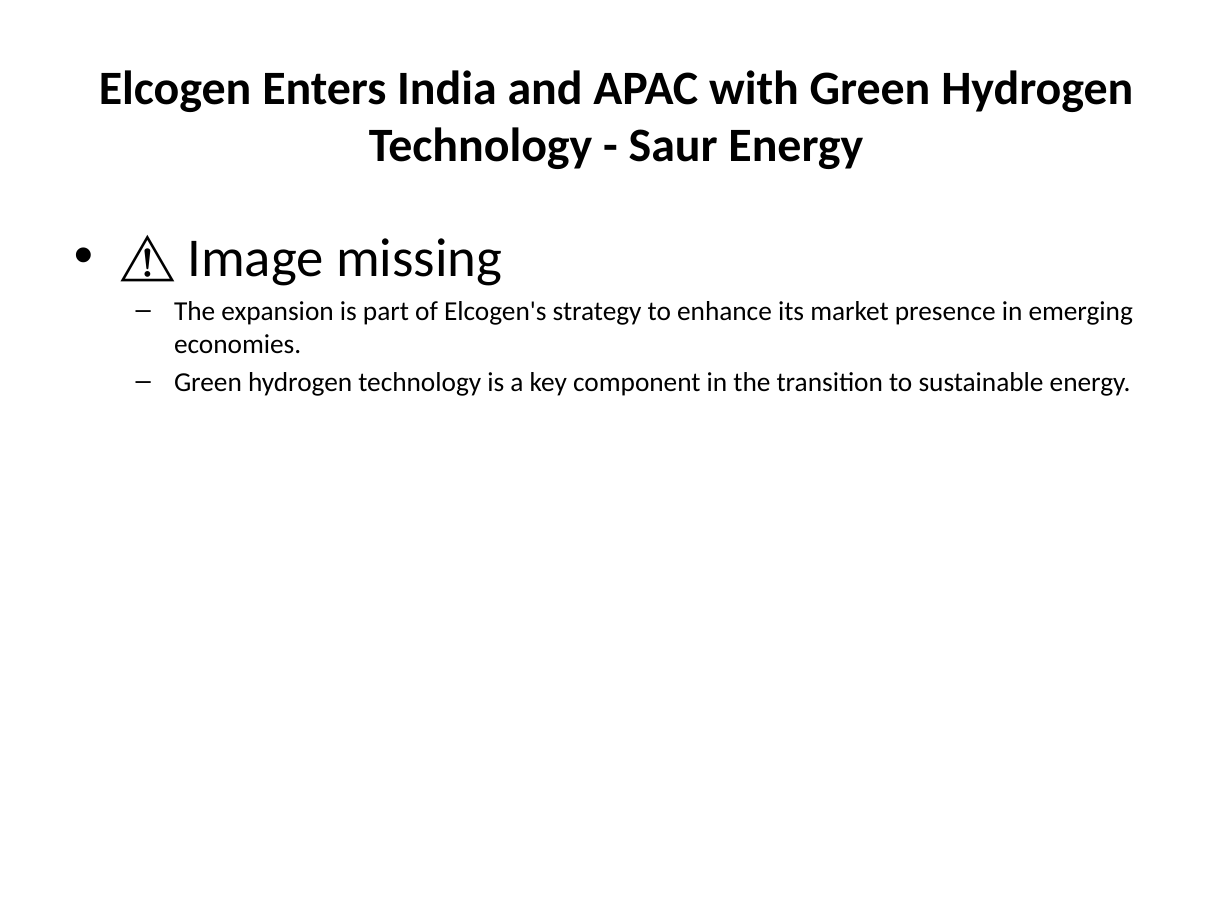
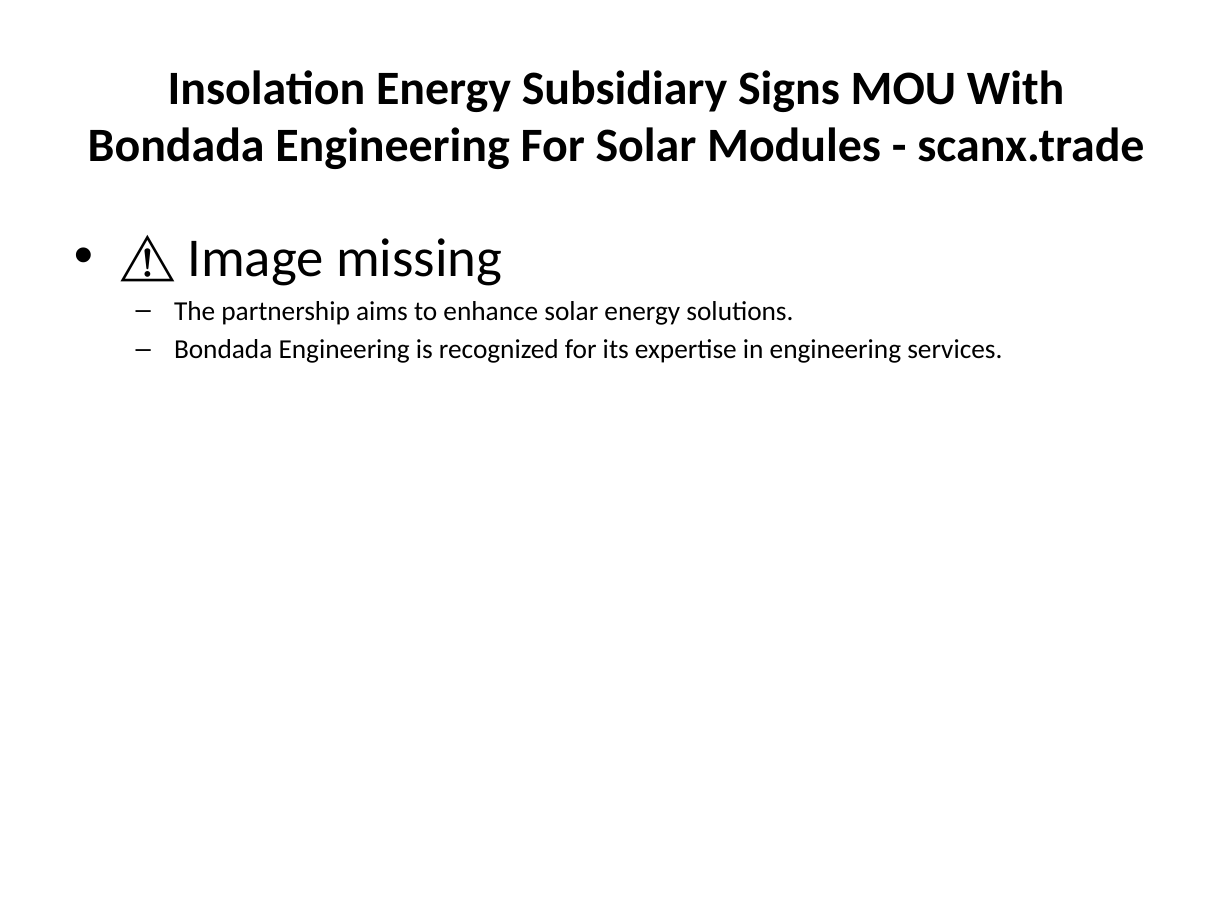
Before and after one commit to gauravsiemens1988/Linkedin-AI-Agent_Personal, a slide deck: slide 2 of drafts/linkedin_carousel.pptx. Drawn at 1232x924 pixels with LibreOffice and Linux fonts; fonts in the diff are those of the drawing. Boxes give left, top, right and bottom in pixels: in the first picture for what was removed or moved away, otherwise in the second. Text is boxed around its words. In the diff, an @@ line names an element or a change of style, - is before the commit and + after.

```diff
--- a/drafts/linkedin_carousel.pptx
+++ b/drafts/linkedin_carousel.pptx
@@ title at [88,70,1144,169]: text changed @@
-Elcogen Enters India and APAC with Green Hydrogen Technology - Saur Energy
+Insolation Energy Subsidiary Signs MOU With Bondada Engineering For Solar Modules - scanx.trade
@@ text at [174,301,1002,363]: text changed @@
-  – The expansion is part of Elcogen's strategy to enhance its market presence in emerging economies.
-  – Green hydrogen technology is a key component in the transition to sustainable energy.
+  – The partnership aims to enhance solar energy solutions.
+  – Bondada Engineering is recognized for its expertise in engineering services.
```
Also in this commit, not shown: 5 other slides changed, 1 other file.
